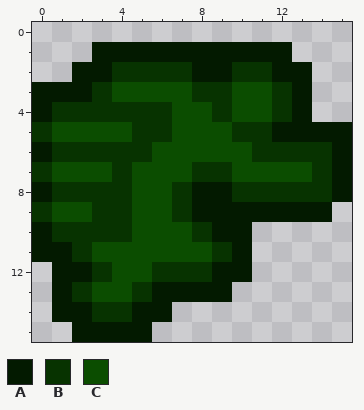
Pixel-art sprite, stored at textures/minetest_wadsprint_is_sprinting_icon.png. The picture above was drawn from the file before the commit.
The file is 16x16 pixels.
Palette (. is transparent): A #031a00  B #073300  C #0b4d00
Pixels before, first column x 0:
 1 ...AAAAAAAAAA...
 2 ..AABBBBAABBAA..
 3 AAABCCCCBBCCBA..
 4 ABBBBBBCCBCCBA..
 5 BCCCCBBCCCBBAAAA
 6 ABBBBBCCCCCBBBBA
 7 BCCCBCCCBBCCCCBA
 8 ABBBBCCBAABBBBBA
 9 BCCBBCCBAAAAAAA.
10 ABBBBCCCBAA.....
11 AABCCCCCCBA.....
12 .AABCCBBBAA.....
13 .ABCCBAAAA......
14 .AABBAA.........
15 ..AAAA..........
Once edited:
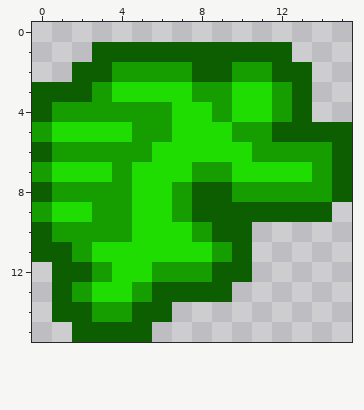
Diff:
Colour A changes from #031a00 to #0d5e00.
Colour B changes from #073300 to #169e00.
Colour C changes from #0b4d00 to #1fdd00.
Boxes around the changes in both pictures, in picture pixels (x1, y1, x2, y2):
changed: (32, 42, 352, 342)
